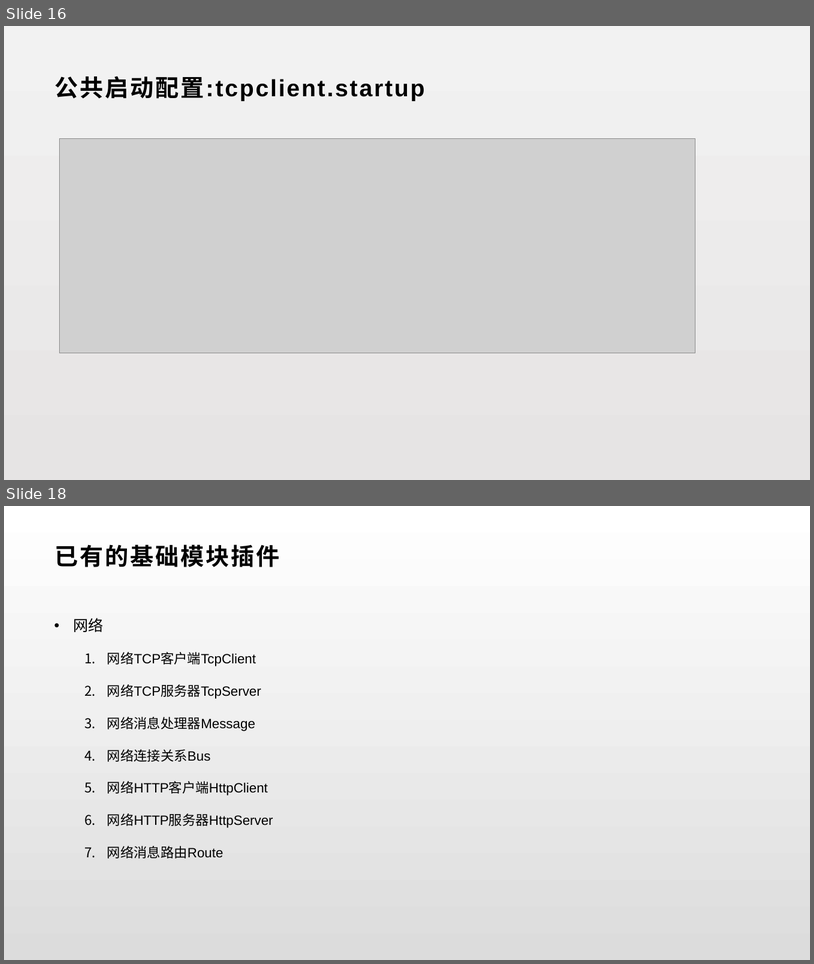
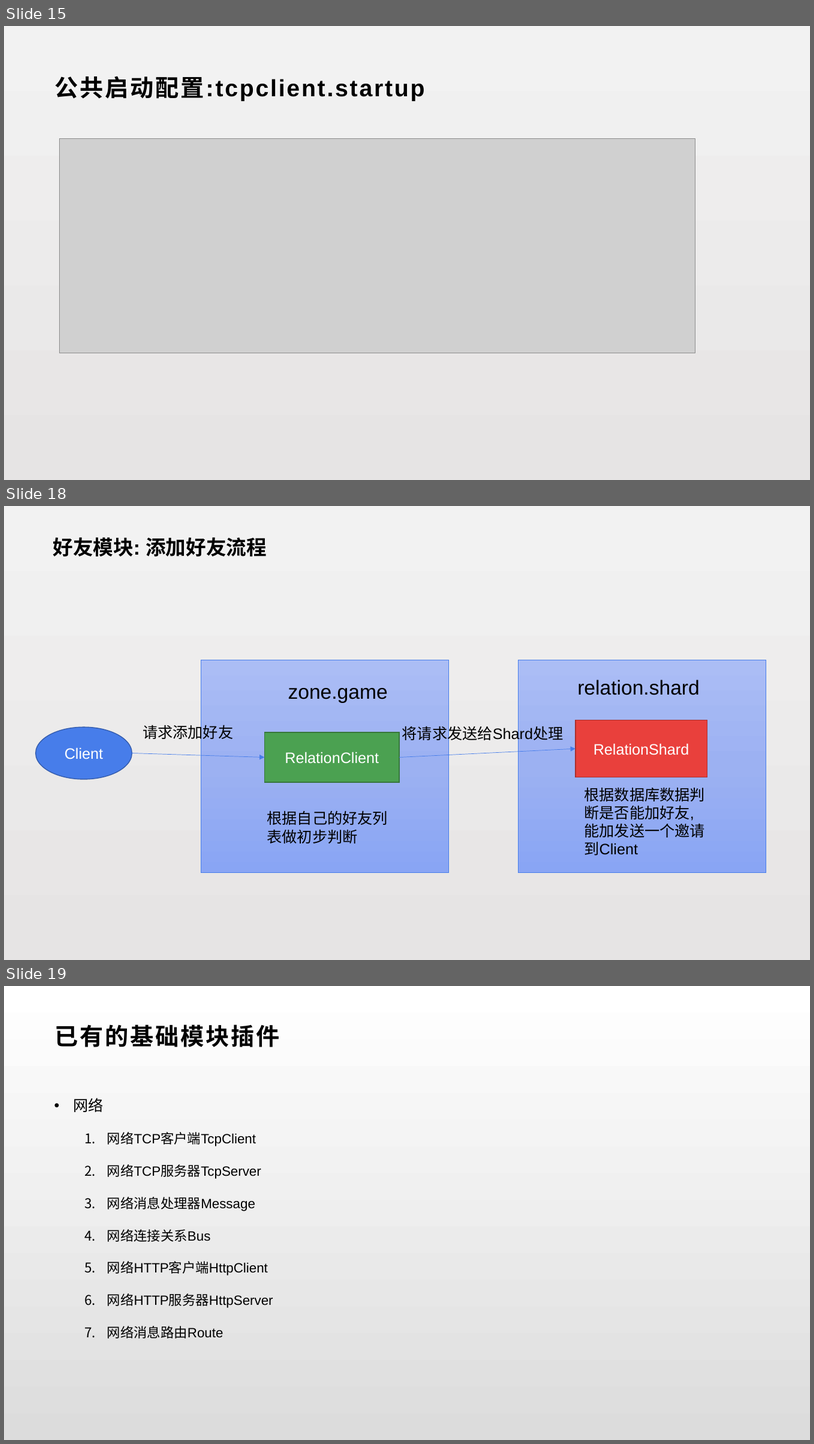
Before and after one commit to lori227/KFrame, a slide deck: _doc/KFrame.pptx. Shown one above the other, each under a label of ours: slides 16 and 18 before the commit, slides 15, 18 and 19 after it; the slides between them are not shown. The pictures are 814x964 and 814x1444 pixels, drawn with LibreOffice and Linux fonts; fonts in the diff are those of the drawing; grey boxes stand for pictures. Boxes give left, top, right and bottom in pixels: in the first picture for what was removed or moved away, otherwise in the second. Text is boxed around its words. In the diff, an @@ line names an element or a change of style, - is before the commit and + after.

```diff
--- a/_doc/KFrame.pptx
+++ b/_doc/KFrame.pptx
@@ slide 18 added at [4, 506, 810, 960], background gradient #F2F2F2 to #E6E4E4 @@
@@ title added at [53, 537, 267, 556], 24 pt, text #000000, bold @@
+好友模块: 添加好友流程
@@ rectangle added at [201, 660, 449, 873], fill gradient #ABBEF5 to #9CB2F3 to #8AA5F5, outline #477DEA 0.5 pt @@
@@ rectangle added at [518, 660, 766, 873], fill gradient #ABBEF5 to #9CB2F3 to #8AA5F5, outline #477DEA 0.5 pt @@
@@ text added at [578, 679, 700, 695], 24 pt, text #000000 @@
+relation.shard
@@ text added at [288, 688, 388, 703], 24 pt, text #000000 @@
+zone.game
@@ rectangle added at [576, 720, 708, 777], fill #E9403C, outline #AC2F2C 1 pt, 18 pt, text #FFFFFF @@
+RelationShard
@@ ellipse added at [35, 727, 132, 779], fill #477DEA, outline #355CAD 1 pt, 18 pt, text #FFFFFF @@
+Client
@@ text added at [143, 722, 233, 741], 18 pt, text #000000 @@
+请求添加好友
@@ rectangle added at [265, 732, 399, 783], fill #4BA151, outline #37773C 1 pt, 18 pt, text #FFFFFF @@
+RelationClient
@@ text added at [402, 723, 564, 742], 18 pt, text #000000 @@
+将请求发送给Shard处理
@@ arrow added from (132, 753) to (265, 757), #477DEA 0.5 pt @@
@@ arrow added from (399, 757) to (576, 748), #477DEA 0.5 pt @@
@@ text added at [585, 787, 706, 855], 18 pt, text #000000 @@
+根据数据库数据判断是否能加好友, 能加发送一个邀请到Client
@@ text added at [267, 810, 389, 843], 18 pt, text #000000 @@
+根据自己的好友列表做初步判断
@@ what was slide 16 is now slide 15 @@
@@ what was slide 18 is now slide 19 @@
```
Also in this commit, not shown: 8 slides changed, 5 other slides added, 2 slides removed, 1 other file.
